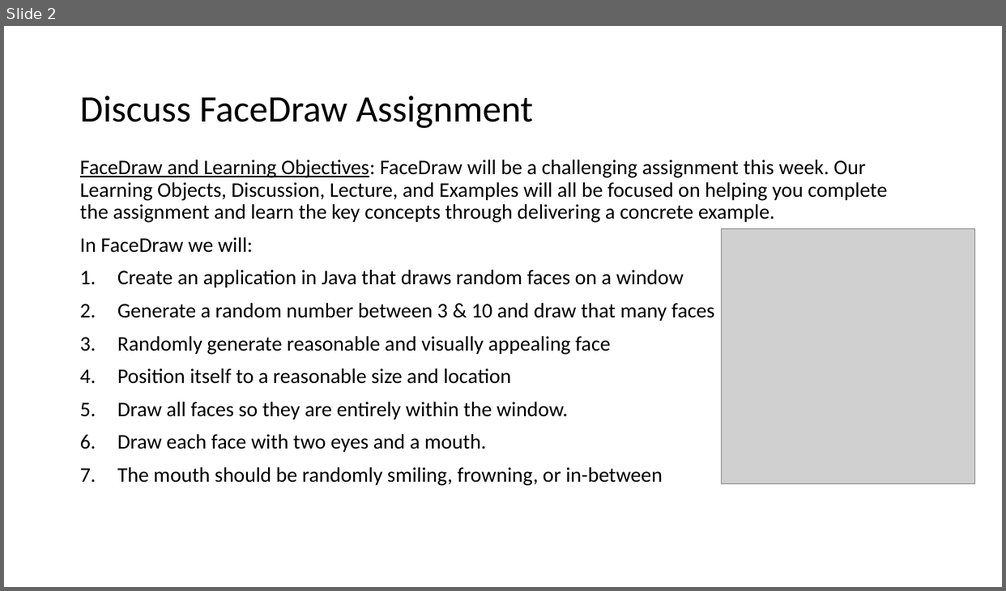
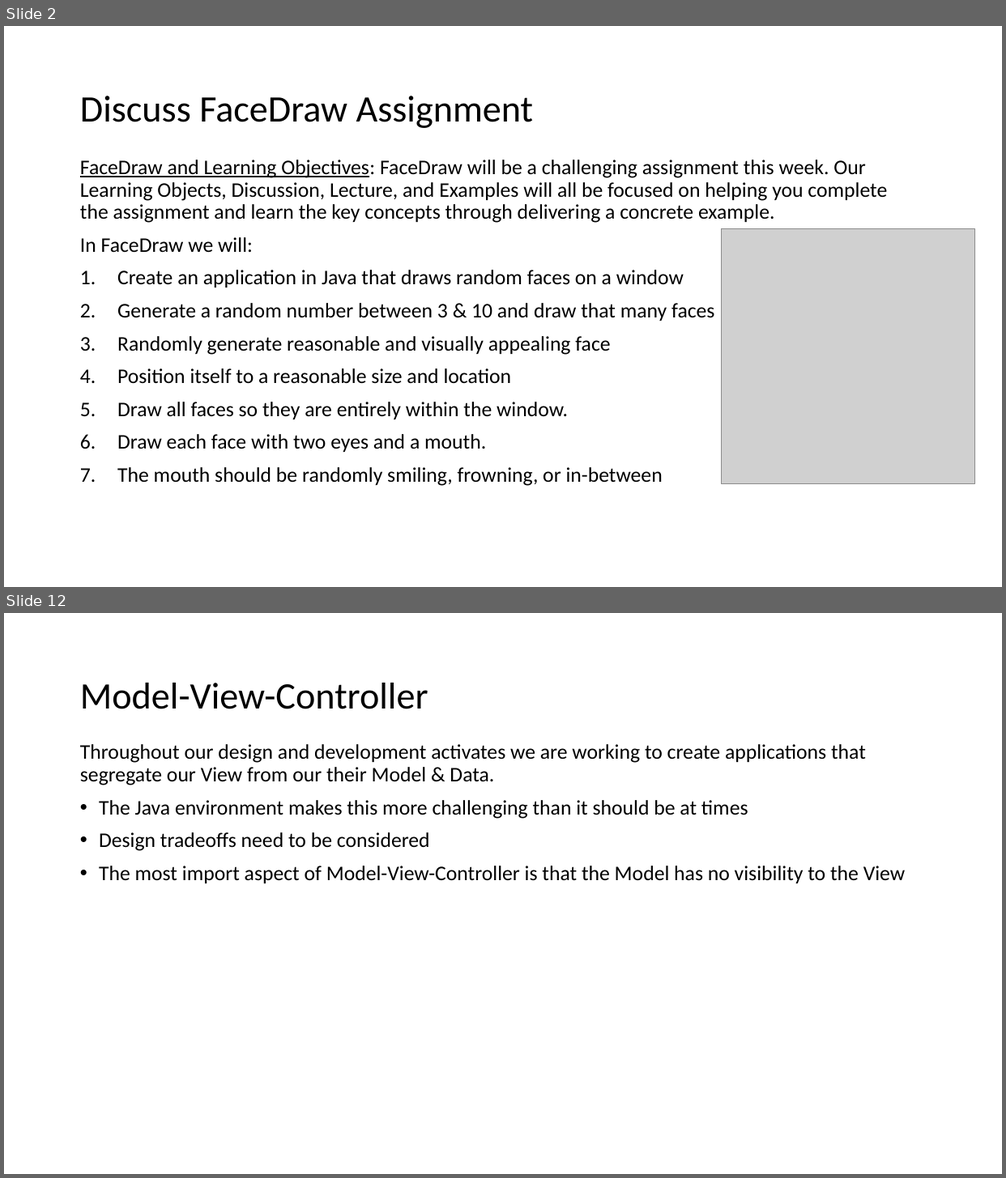
Before and after one commit to EricJPogue/www-epogue-info, a slide deck: CPSC-24500/Week04/2017SpringW04Slides.pptx. Shown one above the other, each under a label of ours: slide 2 before the commit, slides 2 and 12 after it; the slides between them are not shown. The pictures are 1006x591 and 1006x1178 pixels, drawn with LibreOffice and Linux fonts; fonts in the diff are those of the drawing; grey boxes stand for pictures. Boxes give left, top, right and bottom in pixels: in the first picture for what was removed or moved away, otherwise in the second. Text is boxed around its words. In the diff, an @@ line names an element or a change of style, - is before the commit and + after.

```diff
--- a/CPSC-24500/Week04/2017SpringW04Slides.pptx
+++ b/CPSC-24500/Week04/2017SpringW04Slides.pptx
@@ slide 12 added at (x1=4, y1=613, x2=1002, y2=1174), background #FFFFFF @@
@@ title added at (x1=80, y1=683, x2=428, y2=709), 36 pt, text #000000 @@
+Model-View-Controller
@@ text added at (x1=80, y1=744, x2=905, y2=884), 20 pt, text #000000 @@
+Throughout our design and development activates we are working to create applications that segregate our View from our their Model & Data.
+• The Java environment makes this more challenging than it should be at times
+• Design tradeoffs need to be considered
+• The most import aspect of Model-View-Controller is that the Model has no visibility to the View
```
Also in this commit, not shown: 6 slides changed, 9 other slides added, 34 slides removed, 2 other files.
